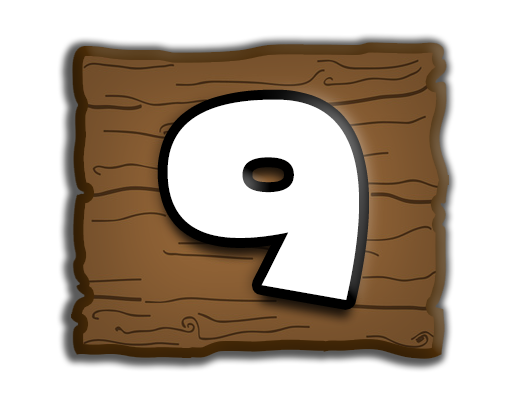
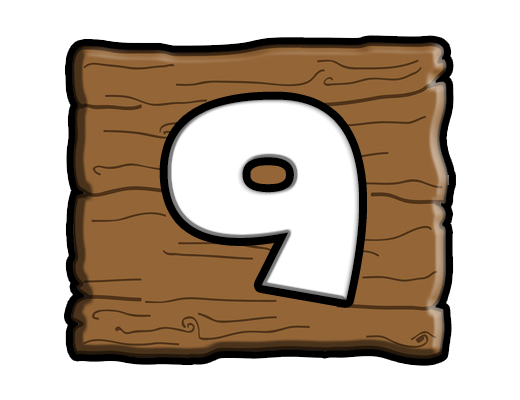
Layer changes from the first 520x400 image to the second:
pixels changed over bbox(56, 33, 458, 372) (layer not identified)
